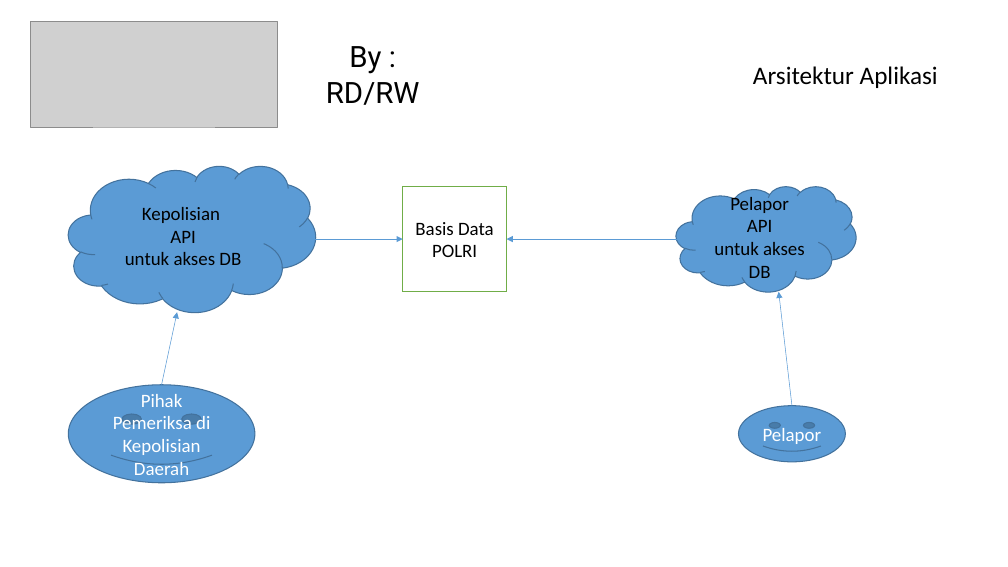
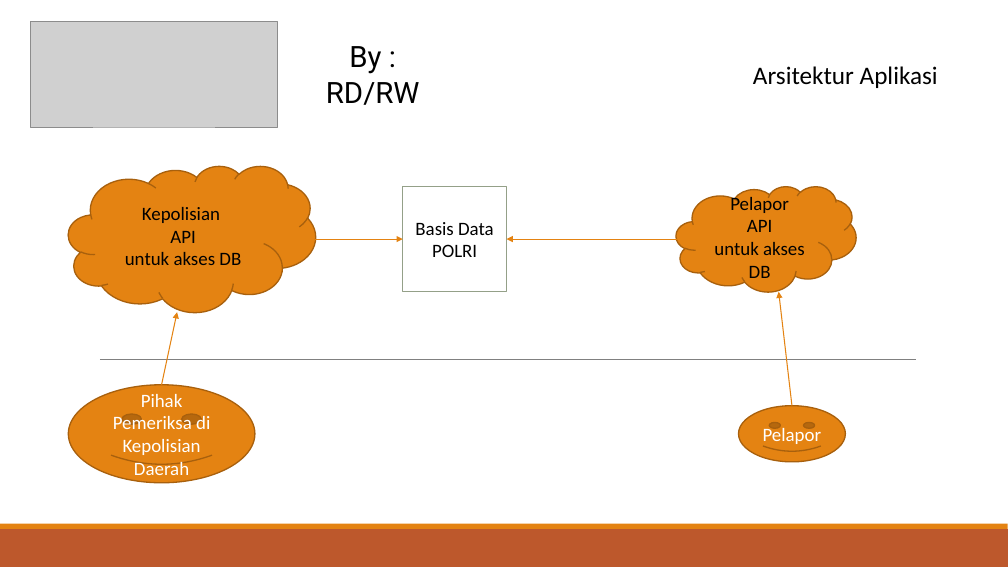
Before and after one commit to riskaamalia/hackathon_merdeka, a slide deck: slide 5 of bisnis proses.pptx. Drawn at 1008x567 pixels with LibreOffice and Linux fonts; fonts in the diff are those of the drawing; grey boxes stand for pictures. Boxes give left, top, right and bottom in pixels: in the first picture for what was removed or moved away, otherwise in the second. Text is boxed around its words. In the diff, an @@ line names an element or a change of style, - is before the commit and + after.

```diff
--- a/bisnis proses.pptx
+++ b/bisnis proses.pptx
@@ rectangle "Basis Data" at [403, 186, 507, 291]: outline #70AD47 1 pt to #94A088 1.25 pt @@
@@ arrow (315, 239) - (403, 239): stroke #5B9BD5 0.5 pt to #E48312 1 pt @@
@@ arrow (677, 239) - (507, 239): stroke #5B9BD5 0.5 pt to #E48312 1 pt @@
@@ arrow (792, 406) - (779, 292): stroke #5B9BD5 0.5 pt to #E48312 1 pt @@
@@ arrow (162, 385) - (177, 312): stroke #5B9BD5 0.5 pt to #E48312 1 pt @@
@@ line added from (100, 359) to (917, 359), #808080 0.5 pt @@
@@ fill #5B9BD5 to #E48312; outline #43739E 1 pt to #A9610D 1.25 pt in 4 elements at [676, 186, 856, 291], [68, 166, 315, 312], [739, 406, 845, 462], [68, 385, 255, 483] @@
@@ rectangle added at [0, 529, 1008, 567], fill #BD582C @@
@@ rectangle added at [0, 524, 1008, 529], fill #E48312 @@
```
Also in this commit, not shown: 6 other slides changed, 21 other files.
